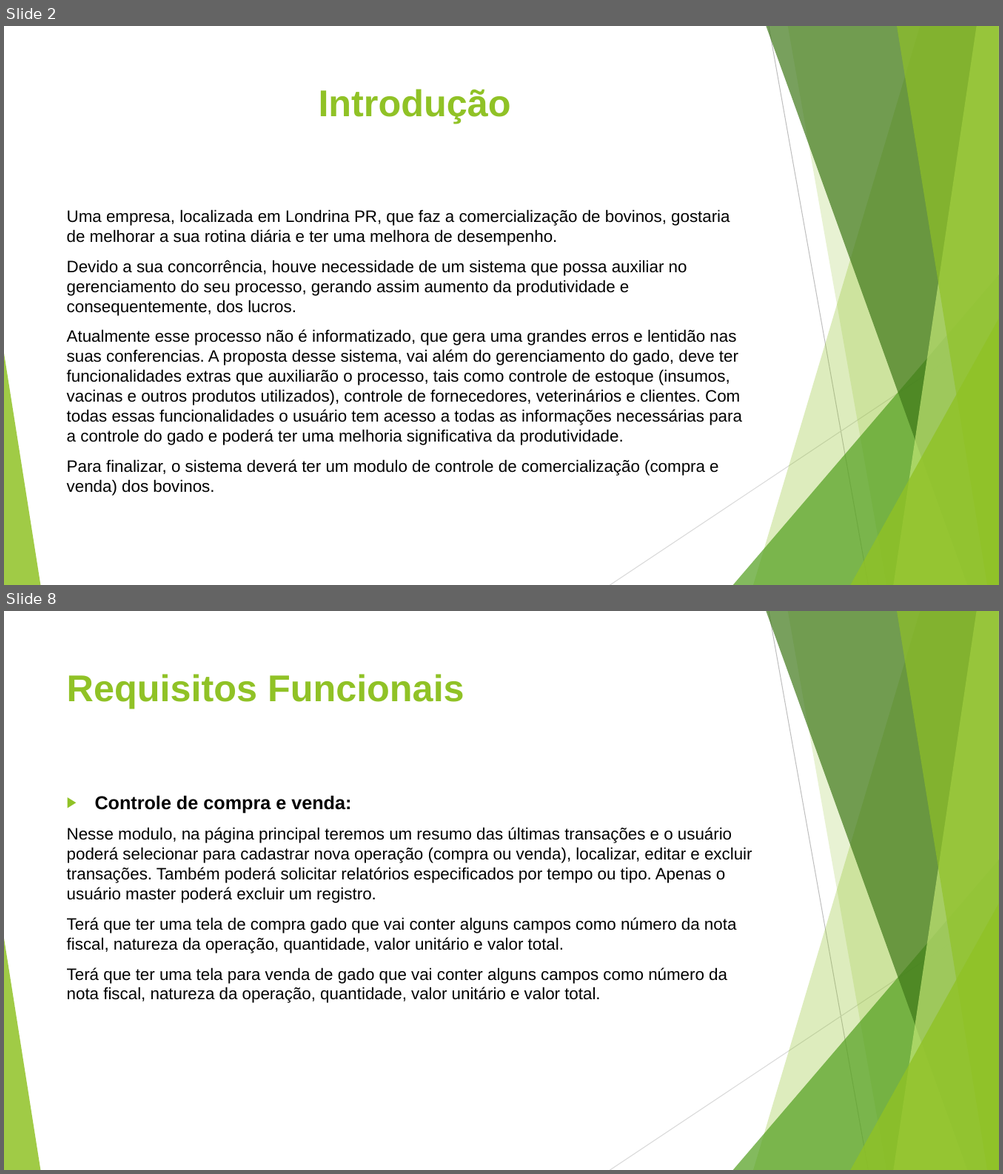
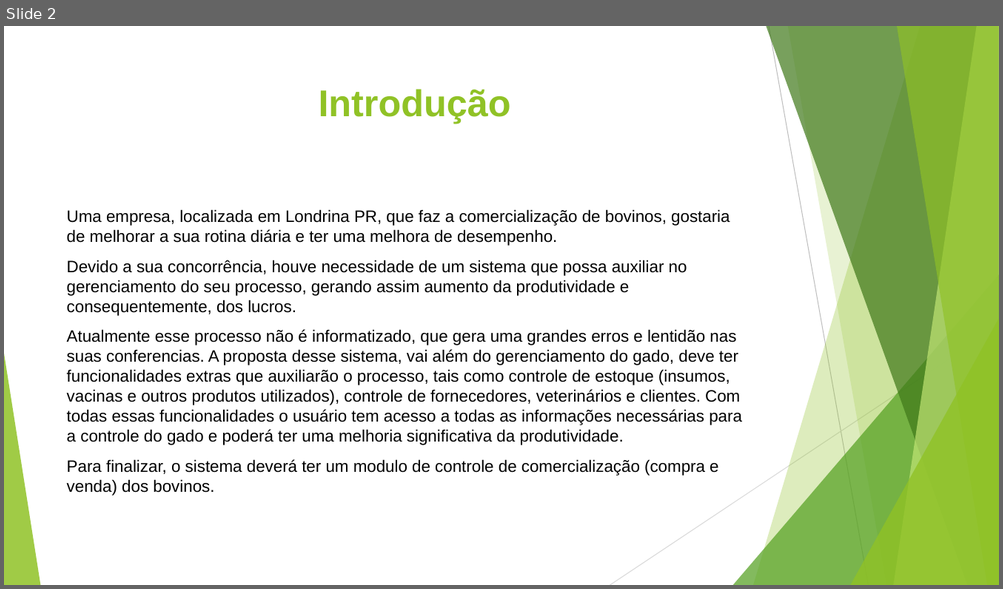
Before and after one commit to chav1985/GerenciamentoBovinos, a slide deck: GerenciamentoBovinos/Documentação/Gerenciamento de Bovino.pptx. Shown one above the other, each under a label of ours: slides 2 and 8 before the commit, slide 2 after it; the slides between them are not shown. The pictures are 1003x1174 and 1003x589 pixels, drawn with LibreOffice and Linux fonts; fonts in the diff are those of the drawing. Boxes give left, top, right and bottom in pixels: in the first picture for what was removed or moved away, otherwise in the second. Text is boxed around its words. In the diff, an @@ line names an element or a change of style, - is before the commit and + after.

```diff
--- a/GerenciamentoBovinos/Documentação/Gerenciamento de Bovino.pptx
+++ b/GerenciamentoBovinos/Documentação/Gerenciamento de Bovino.pptx
@@ slide 8 removed at bbox=[4, 611, 999, 1170], background #FFFFFF; not listed: 10 template elements that a slide beside it also shows @@
@@ title removed at bbox=[67, 674, 464, 709] @@
-Requisitos Funcionais
@@ text removed at bbox=[67, 795, 752, 1003] @@
-▶ Controle de compra e venda:
-Nesse modulo, na página principal teremos um resumo das últimas transações e o usuário poderá selecionar para cadastrar nova operação (compra ou venda), localizar, editar e excluir transações. Também poderá solicitar relatórios especificados por tempo ou tipo. Apenas o usuário master poderá excluir um registro.
-Terá que ter uma tela de compra gado que vai conter alguns campos como número da nota fiscal, natureza da operação, quantidade, valor unitário e valor total.
-Terá que ter uma tela para venda de gado que vai conter alguns campos como número da nota fiscal, natureza da operação, quantidade, valor unitário e valor total.
```
Also in this commit, not shown: 6 slides changed, 1 slide added.
